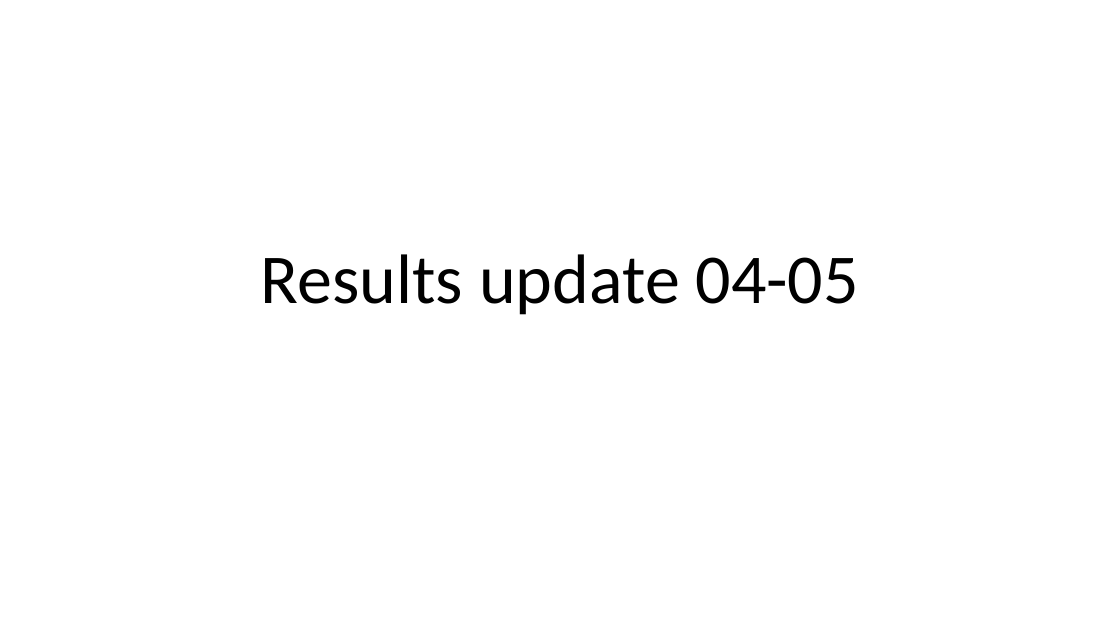
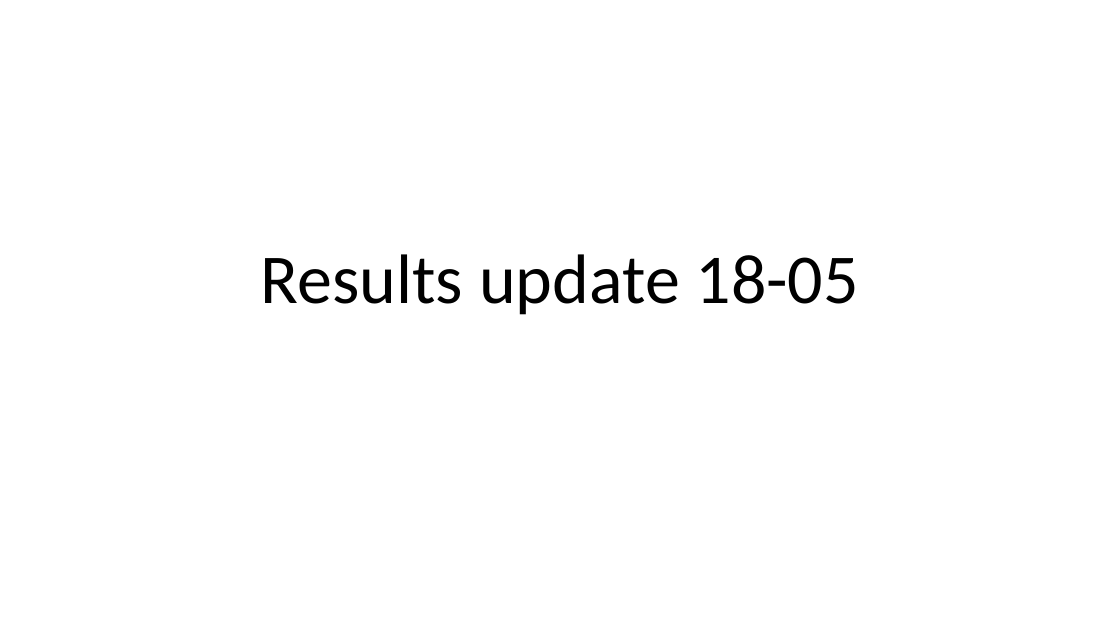
Before and after one commit to COSIN3-UOC/Hodge_decomposition, a slide deck: slide 1 of results_04_05.pptx. Drawn at 1120x630 pixels with LibreOffice and Linux fonts; fonts in the diff are those of the drawing. Boxes give left, top, right and bottom in pixels: in the first picture for what was removed or moved away, otherwise in the second. Text is boxed around its words. In the diff, an @@ line names an element or a change of style, - is before the commit and + after.

```diff
--- a/results_04_05.pptx
+++ b/results_04_05.pptx
@@ title at [261,254,859,315]: text changed @@
-Results update 04-05
+Results update 18-05
```
Also in this commit, not shown: 9 slides added, 12 other files.
